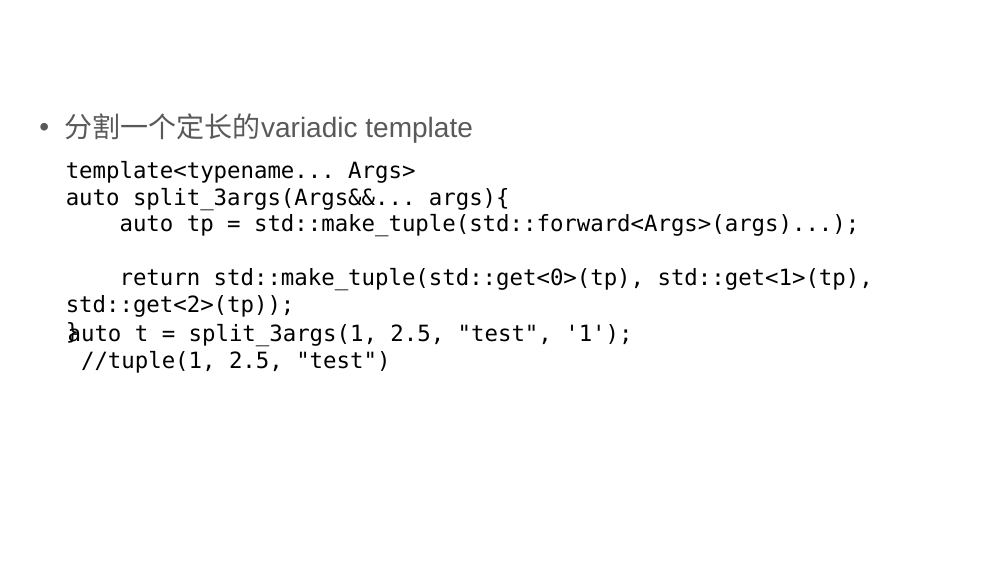
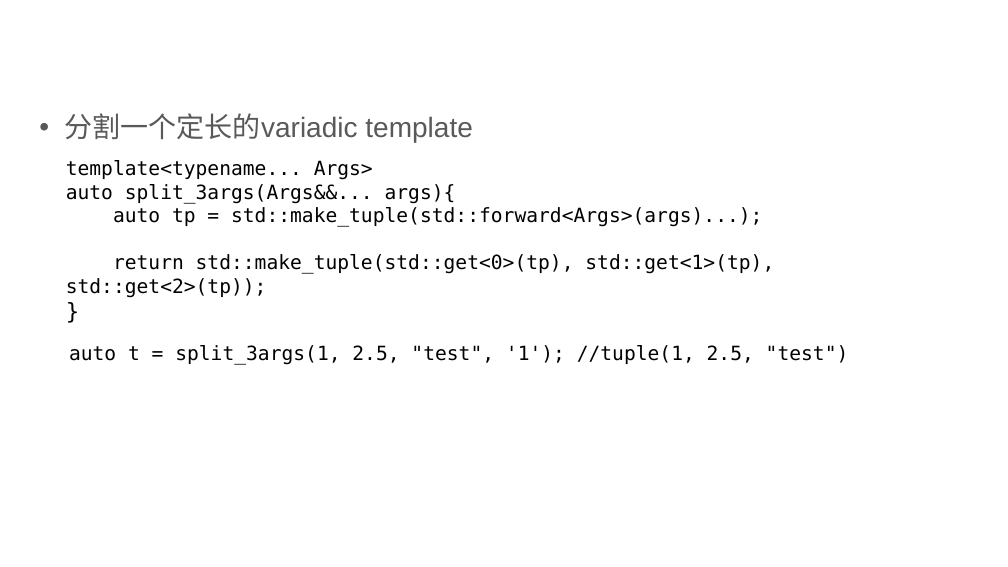
Before and after one commit to qicosmos/cppcon2017, a slide deck: slide 7 of CPP-Summit.pptx. Drawn at 1008x567 pixels with LibreOffice and Linux fonts; fonts in the diff are those of the drawing; background and template pictures are left out. Boxes give left, top, right and bottom in pixels: in the first picture for what was removed or moved away, otherwise in the second. Text is boxed around its words. In the diff, an @@ line names an element or a change of style, - is before the commit and + after.

Commit message:
update

```diff
--- a/CPP-Summit.pptx
+++ b/CPP-Summit.pptx
@@ text at (66, 160, 774, 298): size 16 to 14 pt @@
@@ text at (69, 345, 849, 365): text changed; size 16 to 14 pt @@
-auto t = split_3args(1, 2.5, "test", '1');
-//tuple(1, 2.5, "test")
+auto t = split_3args(1, 2.5, "test", '1'); //tuple(1, 2.5, "test")
```
Also in this commit, not shown: 33 other slides changed.
